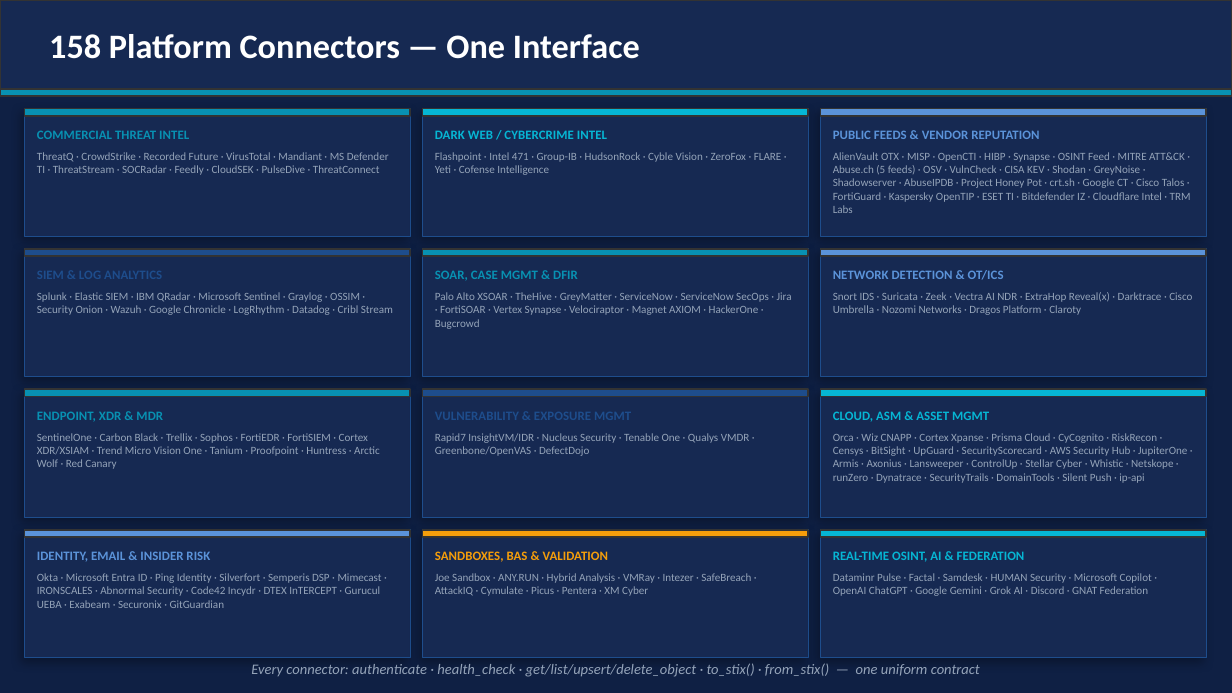
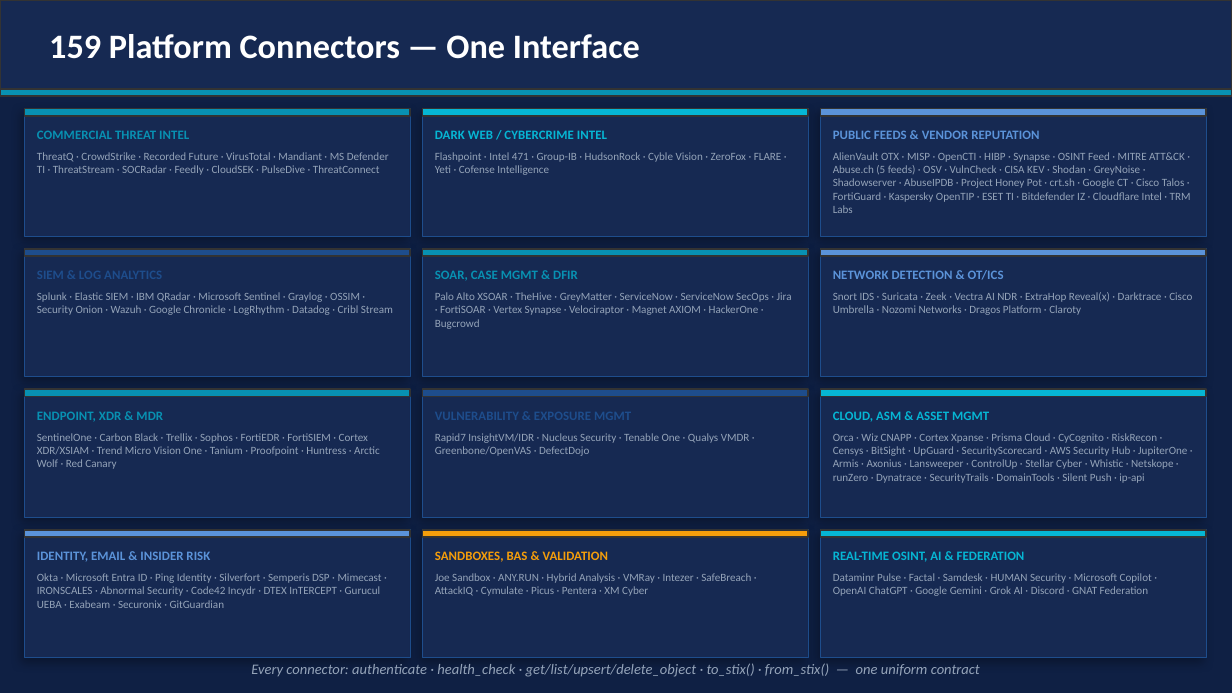
Before and after one commit to wrhalpin/GNAT, a slide deck: slide 5 of GNAT-Presentation.pptx. Drawn at 1232x693 pixels with LibreOffice and Linux fonts; fonts in the diff are those of the drawing. Boxes give left, top, right and bottom in pixels: in the first picture for what was removed or moved away, otherwise in the second. Text is boxed around its words. In the diff, an @@ line names an element or a change of style, - is before the commit and + after.

```diff
--- a/GNAT-Presentation.pptx
+++ b/GNAT-Presentation.pptx
@@ text at [49, 34, 640, 59]: text changed @@
-158 Platform Connectors — One Interface
+159 Platform Connectors — One Interface
```
Also in this commit, not shown: 7 other slides changed, 7 other files.
